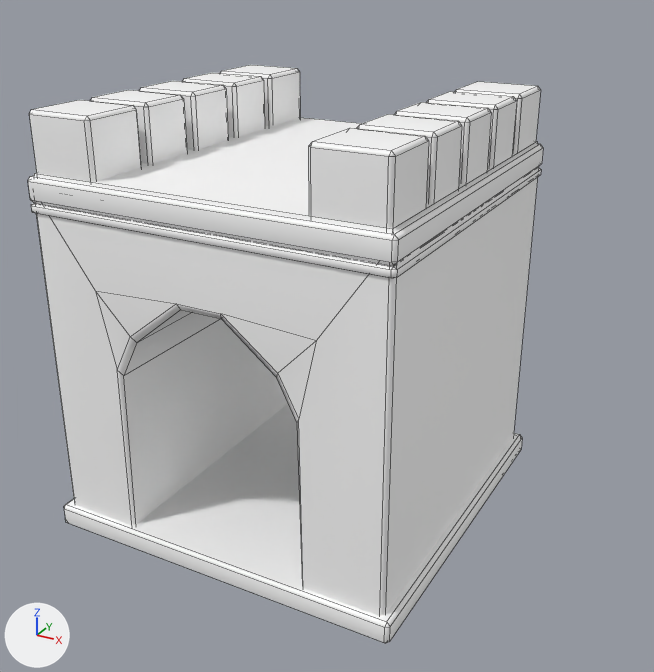
Renders of the FBX model StealthGame/Assets/Meshes/tunnel_straight.fbx from each side of a commit.
Before and after are seen from a 50 mm camera at (6.87, -10.33, 6.23) aimed at (1.58, -0.72, 1.42). Arrows for +X, +Y and +Z are at lower left; the lights stay in place. Mesh edges are drawn as thin lines. Where no turn or scale is listed for an object, it has been applied to the vertices.

In view in the first picture: 'straight_tunnel'.
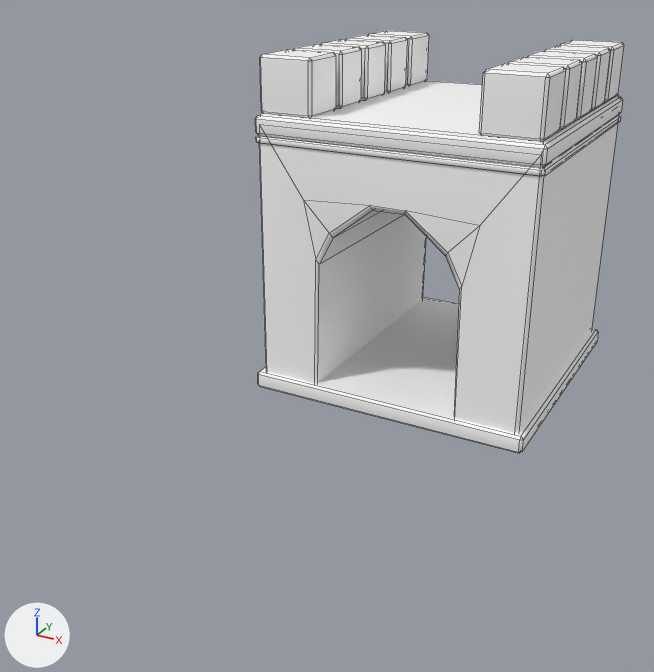
Diff of the bpy script that builds the scene:
```diff
--- a/StealthGame/Assets/Meshes/tunnel_straight.fbx.py
+++ b/StealthGame/Assets/Meshes/tunnel_straight.fbx.py
@@ me_mesh @@
 # used by ob_straight_tunnel; location = (0.0, 0.0, 0.0)
-me_mesh.from_pydata(...)  # 368 vertices, 388 faces; spans x -0.04..4.12, y -4.11..0.04, z 0.0..4.73
+me_mesh.from_pydata(...)  # 368 vertices, 388 faces; spans x -0.04..4.12, y 0.0..4.14, z -0.22..4.65
+# me_mesh part 1: the loose piece of 24 vertices spanning x 3.19..3.97, y -0.82..-0.09, z 3.93..4.73 is scaled about its middle by (1.03, 0.871, 0.971), then moved by (0.0, 2.52, -0.07)
+# me_mesh part 2: the loose piece of 24 vertices spanning x 0.09..0.87, y -0.82..-0.09, z 3.93..4.73 is scaled about its middle by (1.03, 0.871, 0.971), then moved by (3.1, 1.74, -0.07)
+# me_mesh part 3: the loose piece of 24 vertices spanning x 3.19..3.97, y -1.58..-0.94, z 3.93..4.73 is scaled about its middle by (1.03, 1.15, 0.971), then moved by (0.0, 4.91, -0.07)
+# me_mesh part 4: the loose piece of 24 vertices spanning x 0.09..0.87, y -3.99..-3.26, z 3.93..4.73 is scaled about its middle by (1.03, 0.871, 0.971), then moved by (0.0, 4.91, -0.07)
+# me_mesh part 5: the loose piece of 24 vertices spanning x 3.19..3.97, y -3.99..-3.26, z 3.93..4.73 is scaled about its middle by (1.03, 0.871, 0.971), then moved by (0.0, 6.47, -0.07)
+# me_mesh part 6: the loose piece of 24 vertices spanning x 3.19..3.97, y -2.36..-1.72, z 3.93..4.73 is scaled about its middle by (1.03, 1.15, 0.971), then moved by (0.0, 2.52, -0.07)
+# me_mesh part 7: the loose piece of 24 vertices spanning x 0.09..0.87, y -1.58..-0.94, z 3.93..4.73 is turned -90 degrees about the y axis through its middle, then moved by (0.0, 4.11, -0.07)
+# me_mesh part 8: the loose piece of 24 vertices spanning x 0.09..0.87, y -2.36..-1.72, z 3.93..4.73 is scaled about its middle by (1.03, 1.15, 0.971), then moved by (0.0, 2.52, -0.07)
+# me_mesh part 9: the loose piece of 24 vertices spanning x 0.09..0.87, y -3.14..-2.5, z 3.93..4.73 is scaled about its middle by (1.03, 1.15, 0.971), then moved by (0.0, 6.47, -0.07)
+# me_mesh part 10: the loose piece of 24 vertices spanning x 3.19..3.97, y -3.14..-2.5, z 3.93..4.73 is turned -90 degrees about the y axis through its middle, then moved by (-3.1, 4.89, -0.07)
+# me_mesh part 11: the loose piece of 24 vertices spanning x 0.03..4.05, y -4.05..-0.03, z 3.71..3.81 is moved by (0.0, 4.11, -0.22)
+# me_mesh part 12: the loose piece of 24 vertices spanning x 0.03..4.05, y -4.05..-0.03, z 3.82..4.08 is moved by (0.0, 4.11, -0.22)
+# me_mesh part 13: the loose piece of 56 vertices spanning x 0.05..4.02, y -4.03..-0.06, z 0.04..4.11 is moved by (0.0, 4.11, -0.22)
+# me_mesh part 14
+# 20 vertices are removed from x -0.04..4.12, y -4.11..0.04, z 0.0..0.26
+# 26 faces are deleted
+# 14 vertices are added at x -0.04..4.12, y 0.0..4.14, z -0.22..0.04
+# 6 new vertices lie (4.08, 0.0, 0.0) away from vertices in x 0.0, y 0.0..4.14, z -0.22..0.04
+# 26 new faces join them
 me_mesh.materials.append(mat_lambert17)
@@ ob_straight_tunnel @@
 ob_straight_tunnel = bpy.data.objects.new('straight_tunnel', me_mesh)
-ob_straight_tunnel.location = (0.0, 0.0, 0.0)
+ob_straight_tunnel.location = (0.01, 0.0, 0.18)
```

Location of each change, [x1, y1, x2, y2] in pixels of the pictures (654 x 672 px; the box of a moved part takes in the faces that stretch with it):
'straight_tunnel', reshaped, moved (28% narrower, 27% shorter)
    before: [28, 65, 543, 643]
    after: [255, 31, 624, 453]
part 1 of me_mesh, moved or reshaped
    before: [454, 81, 541, 153]
    after: [527, 51, 597, 118]
part 2 of me_mesh, moved or reshaped
    before: [220, 65, 300, 126]
    after: [509, 57, 582, 129]
part 3 of me_mesh, moved or reshaped
    before: [427, 91, 516, 167]
    after: [561, 40, 624, 101]
part 4 of me_mesh, moved or reshaped
    before: [29, 100, 141, 182]
    after: [294, 44, 362, 108]
part 5 of me_mesh, moved or reshaped
    before: [309, 128, 429, 228]
    after: [545, 45, 611, 109]
part 6 of me_mesh, moved or reshaped
    before: [394, 102, 491, 184]
    after: [479, 63, 566, 141]
part 7 of me_mesh, moved or reshaped
    before: [183, 73, 265, 137]
    after: [346, 35, 408, 92]
part 8 of me_mesh, moved or reshaped
    before: [139, 81, 228, 150]
    after: [260, 50, 336, 118]
part 9 of me_mesh, moved or reshaped
    before: [90, 90, 187, 164]
    after: [369, 31, 429, 86]
part 10 of me_mesh, moved or reshaped
    before: [357, 114, 462, 203]
    after: [321, 39, 386, 100]
part 11 of me_mesh, moved or reshaped
    before: [31, 168, 541, 278]
    after: [256, 116, 621, 176]
part 12 of me_mesh, moved or reshaped
    before: [28, 144, 543, 266]
    after: [255, 97, 623, 167]
part 13 of me_mesh, moved or reshaped
    before: [34, 117, 539, 616]
    after: [259, 81, 619, 433]
part 14 of me_mesh, moved or reshaped
    before: [64, 404, 522, 643]
    after: [258, 297, 598, 453]
